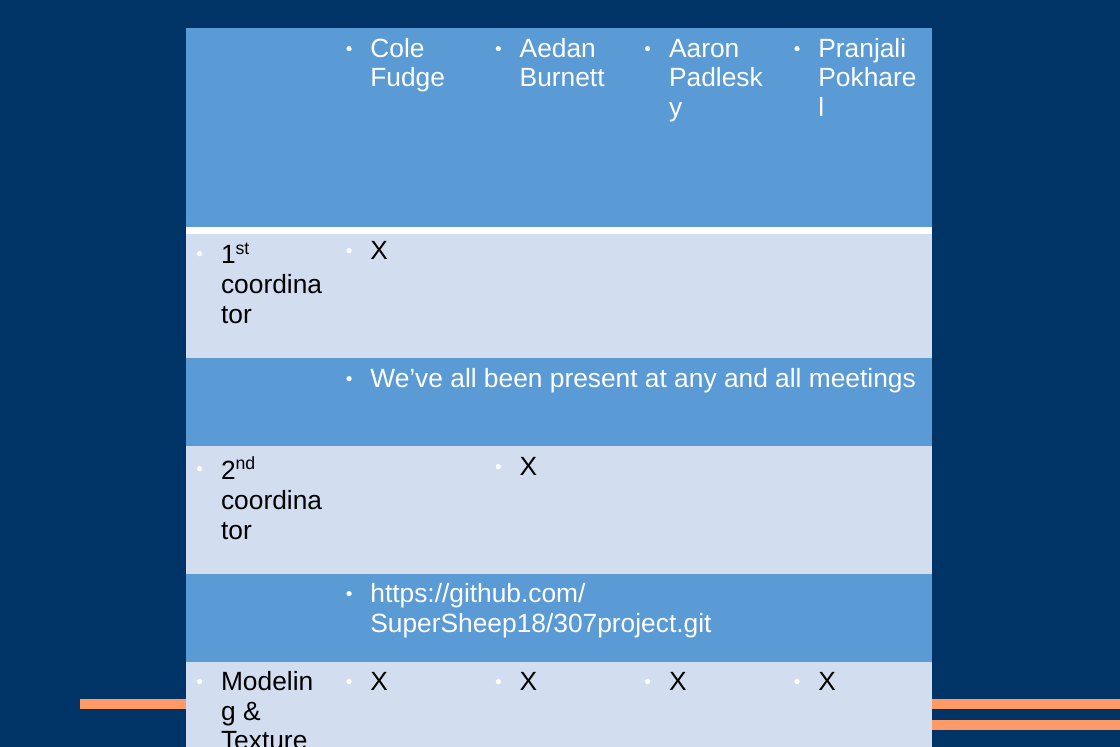
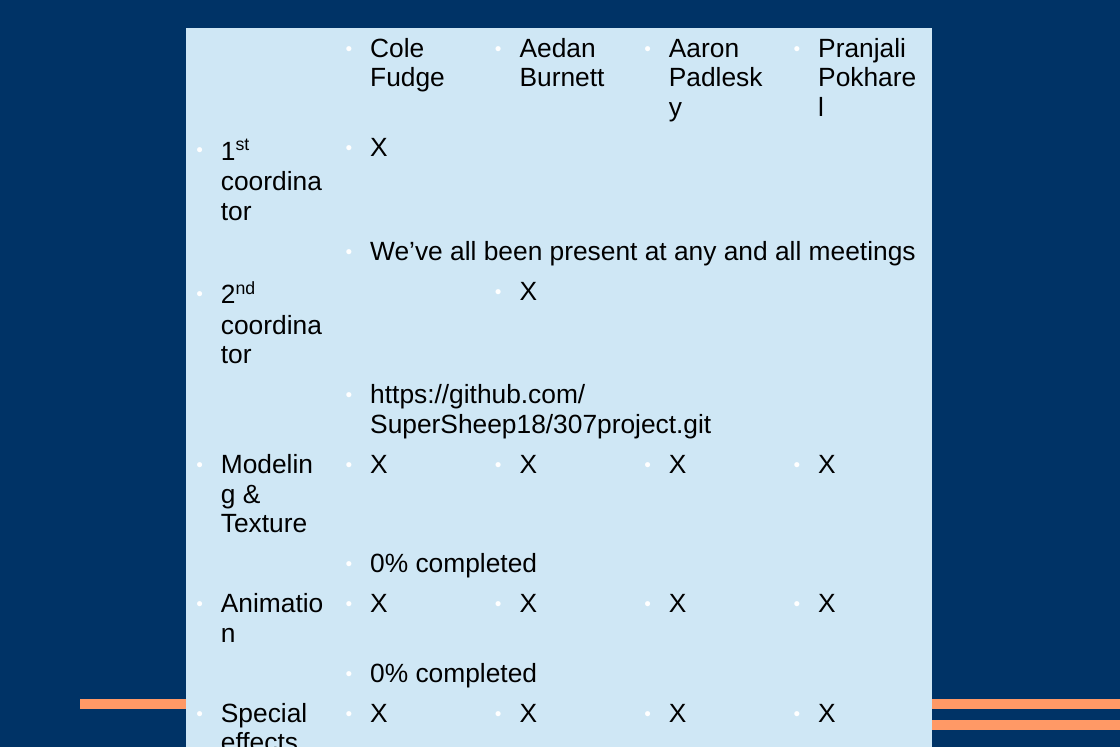
Before and after one commit to OmegaSheep/307project, a slide deck: slide 6 of Presentation.odp. Drawn at 1120x747 pixels with LibreOffice and Linux fonts; fonts in the diff are those of the drawing. Boxes give left, top, right and bottom in pixels: in the first picture for what was removed or moved away, otherwise in the second. Text is boxed around its words. In the diff, an @@ line names an element or a change of style, - is before the commit and + after.

Commit message:
Final presentation updates.

```diff
--- a/Presentation.odp
+++ b/Presentation.odp
@@ table at (185,28,934,732) @@
@@ fill #5B9BD5 to #CFE7F5 in 15 cells @@
@@ fill #D2DEEF to #CFE7F5 in 25 cells @@
@@ text colour #FFFFFF to #000000 in "Cole Fudge", "Aedan Burnett", "Aaron Padlesky", "Pranjali Pokharel" and 5 more places @@
@@ indent changed @@
@@ borders changed @@
```
Also in this commit, not shown: 3 other slides changed, 1 slide added, 1 other file.
